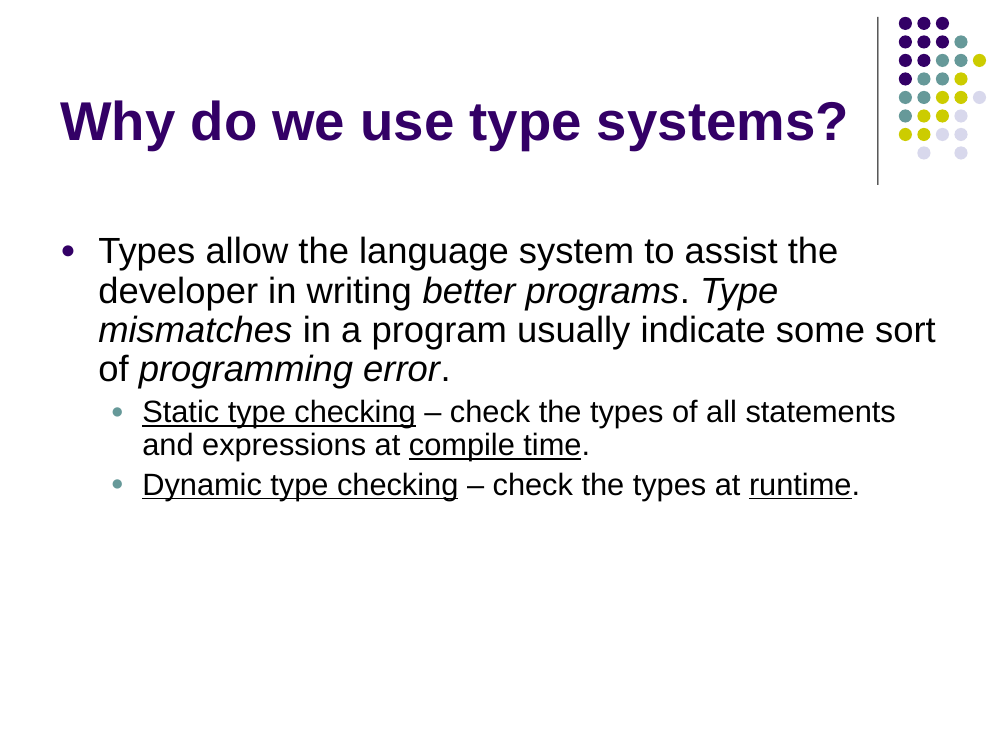
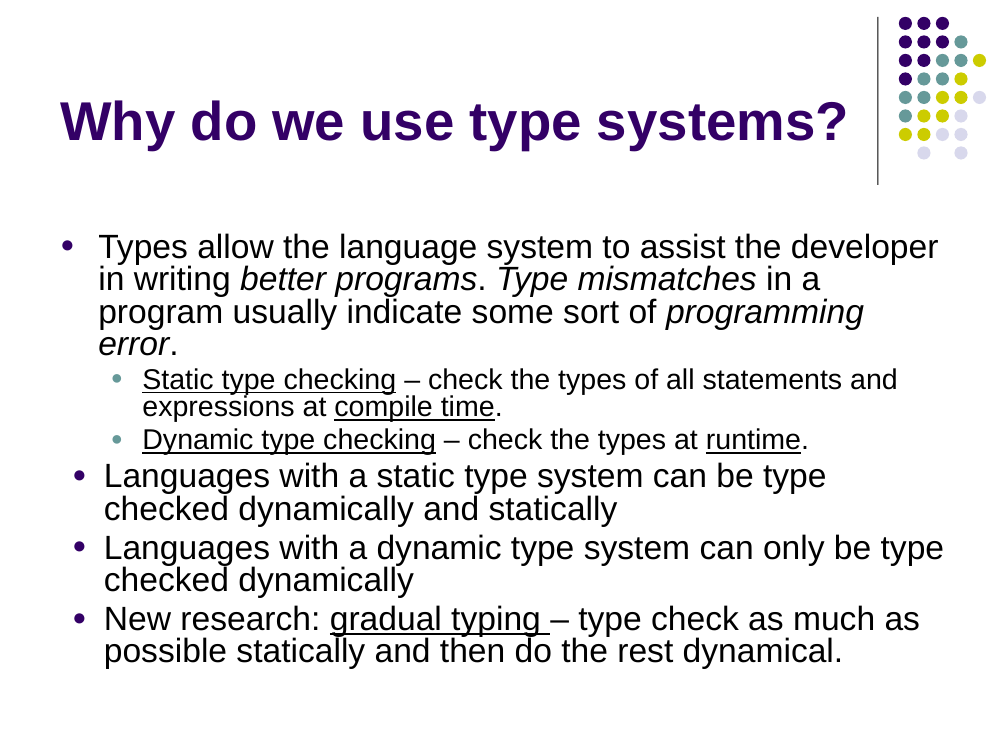
Before and after one commit to lutzhamel/CSC402, a slide deck: slide 3 of csc402-ln017.pptx. Drawn at 1008x756 pixels with LibreOffice and Linux fonts; fonts in the diff are those of the drawing. Boxes give left, top, right and bottom in pixels: in the first picture for what was removed or moved away, otherwise in the second. Text is boxed around its words. In the diff, an @@ line names an element or a change of style, - is before the commit and + after.

Commit message:
type system slide edits

```diff
--- a/csc402-ln017.pptx
+++ b/csc402-ln017.pptx
@@ text at [98, 233, 938, 455]: size 26 to 24.1 pt in "Types allow the language system to assist ..."; size 22 to 20.4 pt in "Static type checking – check the types ...", "Dynamic type checking – check the types ..."; line spacing 0.9 to 0.8 @@
@@ text at [104, 462, 944, 669]: paragraphs added @@
+● Languages with a static type system can be type checked dynamically and statically
+● Languages with a dynamic type system can only be type checked dynamically
+● New research: gradual typing – type check as much as possible statically and then do the rest dynamical.
```
Also in this commit, not shown: 2 other slides changed, 4 other files.
